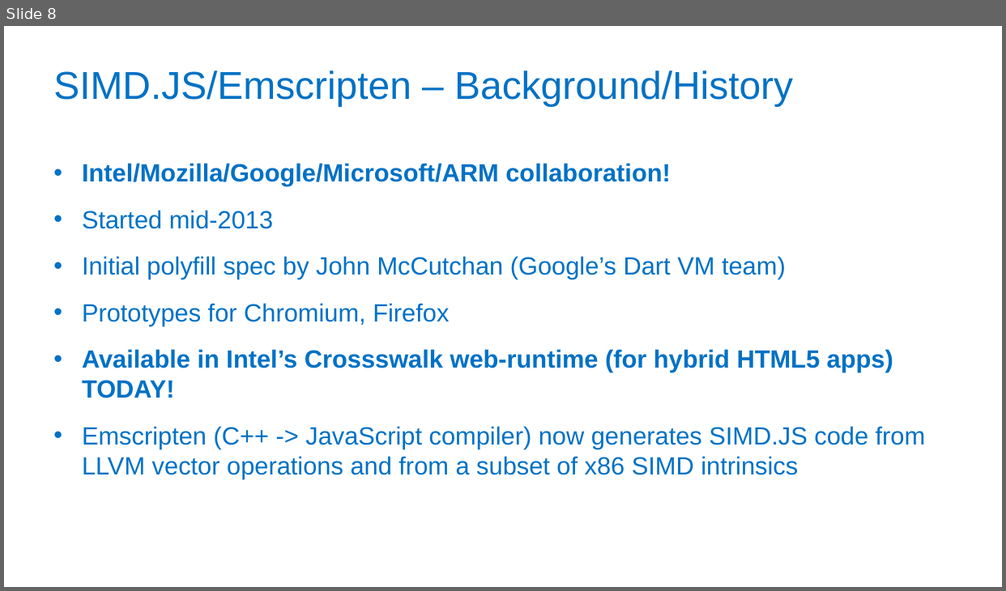
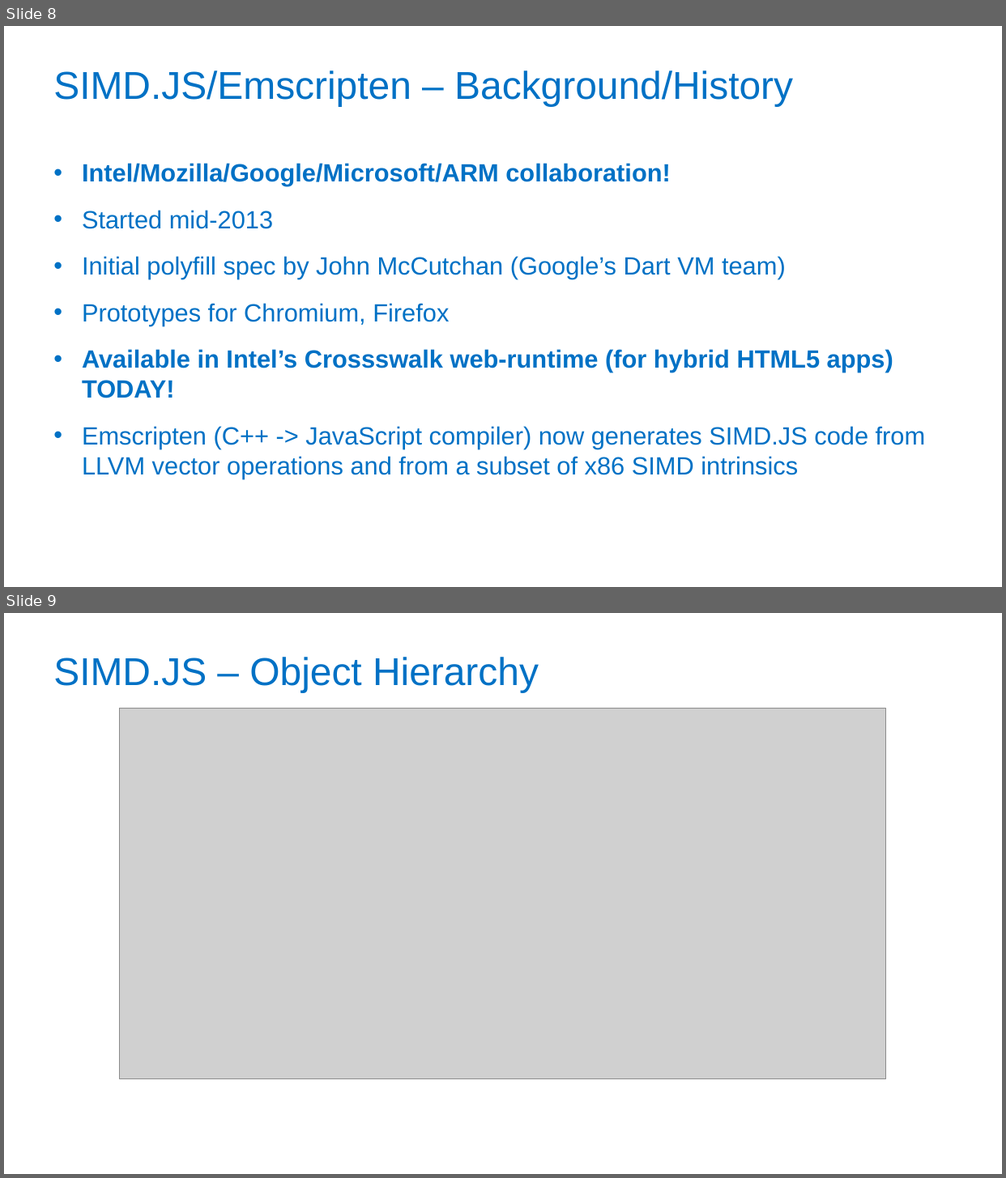
Before and after one commit to PeterJensen/wpmvp2015, a slide deck: simdjs-presentation.pptx. Shown one above the other, each under a label of ours: slide 8 before the commit, slides 8 and 9 after it. The pictures are 1006x591 and 1006x1178 pixels, drawn with LibreOffice and Linux fonts; fonts in the diff are those of the drawing; grey boxes stand for pictures; background and template pictures are left out. Boxes give left, top, right and bottom in pixels: in the first picture for what was removed or moved away, otherwise in the second. Text is boxed around its words. In the diff, an @@ line names an element or a change of style, - is before the commit and + after.

```diff
--- a/simdjs-presentation.pptx
+++ b/simdjs-presentation.pptx
@@ slide 9 added at box(4, 613, 1002, 1174), background #FFFFFF @@
@@ title added at box(53, 657, 539, 693), 37.3 pt, text #0071C5 @@
+SIMD.JS – Object Hierarchy
@@ picture added at box(119, 709, 886, 1080) @@
```
Also in this commit, not shown: 3 other slides added.
